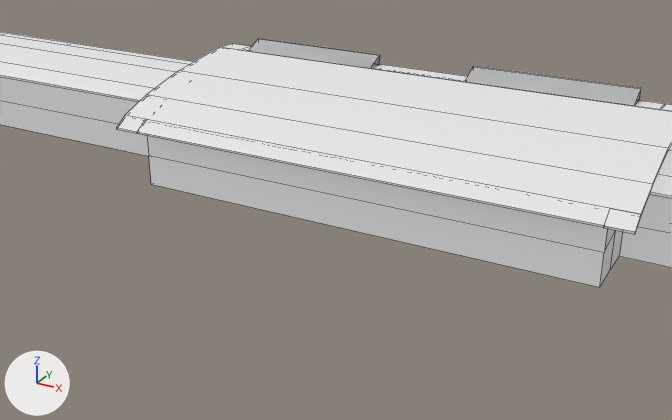
One commit to the Blender file blender/VVNB-International-Terminal.blend: the scene before it, then after it.
Rendered twice from a camera (50 mm lens) standing at (142.0, -334.0, 141.0) and looking at (-1.0, -73.0, 10.0). Every picture has the same lights, and +X, +Y and +Z are marked at lower left. Mesh edges are drawn as thin lines.

The first picture shows 'Name-EN', 'Name-VN', 'Terminal'.
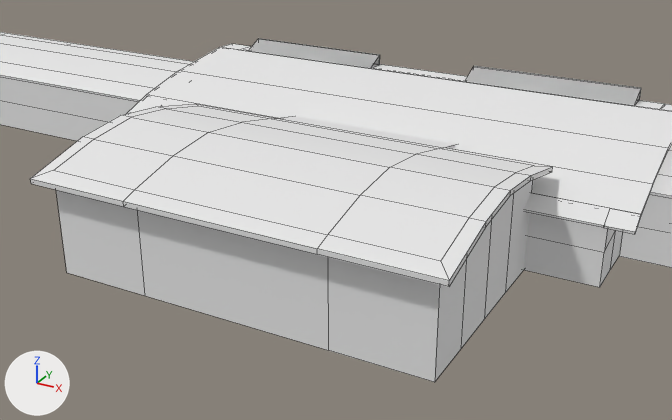
Commit message: Adding Check-In area to International Terminal

Changed parts and their boxes (x1, y1, x2, y2) in the pictures (672 x 420 px):
'Central', added
    after: (30, 104, 553, 382)

The change, as a diff of the scene's bpy script:
```diff
--- a/blender/VVNB-International-Terminal.blend.py
+++ b/blender/VVNB-International-Terminal.blend.py
@@ mat_central_material @@
+mat_central_material = diffuse_material('Central Material')
+mat_central_material.base_color = (0.8, 0.8, 0.8)  # white #e7e7e7
@@ me_central_mesh @@
+me_central_mesh.from_pydata(...)  # 214 vertices, 203 faces; spans x -1.0..1.0, y -1.15..1.63, z -1.0..1.11
+me_central_mesh.materials.append(mat_central_material)  # its picture is missing
@@ ob_central @@
+ob_central = bpy.data.objects.new('Central', me_central_mesh)
+ob_central.location = (0.0, -101.2, 20.0)
+ob_central.scale = (70.0, 37.5, 20.0)
```
